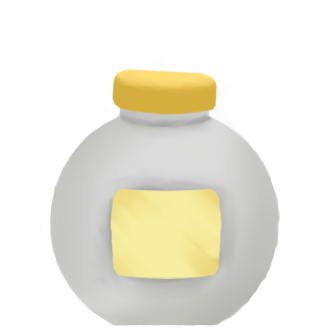
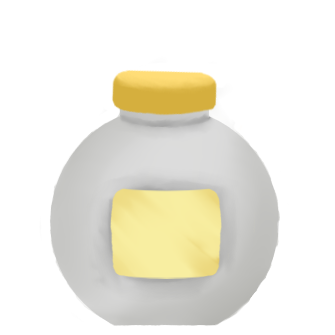
Layers edited between the first and the second (335, 335) image:
added group "Group 6" with 7 layers above "Background" over <box>111,68,218,116</box>
added layer "Copy of Paint Layer 1 Merged" in group "Group 6" over <box>111,68,218,116</box>
hid "Copy of Paint Layer 1", moved it into group "Group 6", painted on it over <box>111,68,218,116</box>
hid "Copy of Paint Layer 3", moved it into group "Group 6" over <box>117,108,214,116</box>
hid "Paint Layer 4", moved it into group "Group 6" over <box>111,68,218,116</box>
hid "Paint Layer 5", moved it into group "Group 6" over <box>111,68,218,116</box>
hid "Paint Layer 2", moved it into group "Group 6" over <box>111,68,218,116</box>
hid "Paint Layer 1", moved it into group "Group 6", painted on it over <box>111,68,218,116</box>
